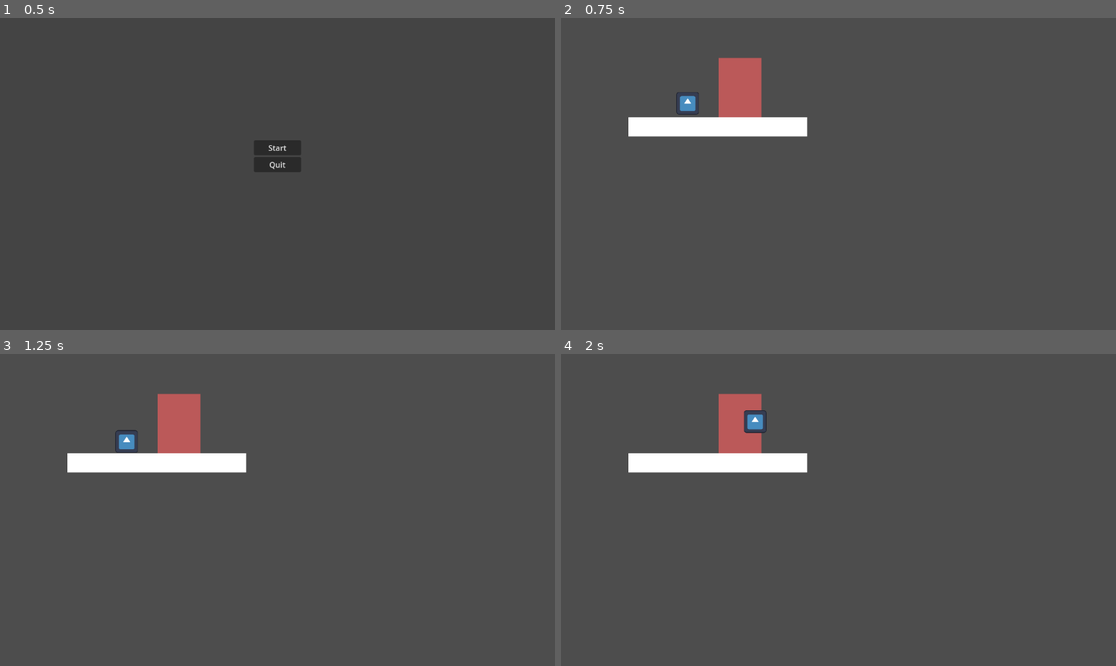
Above: before the commit, frames 1-4 (two rows, left to right).
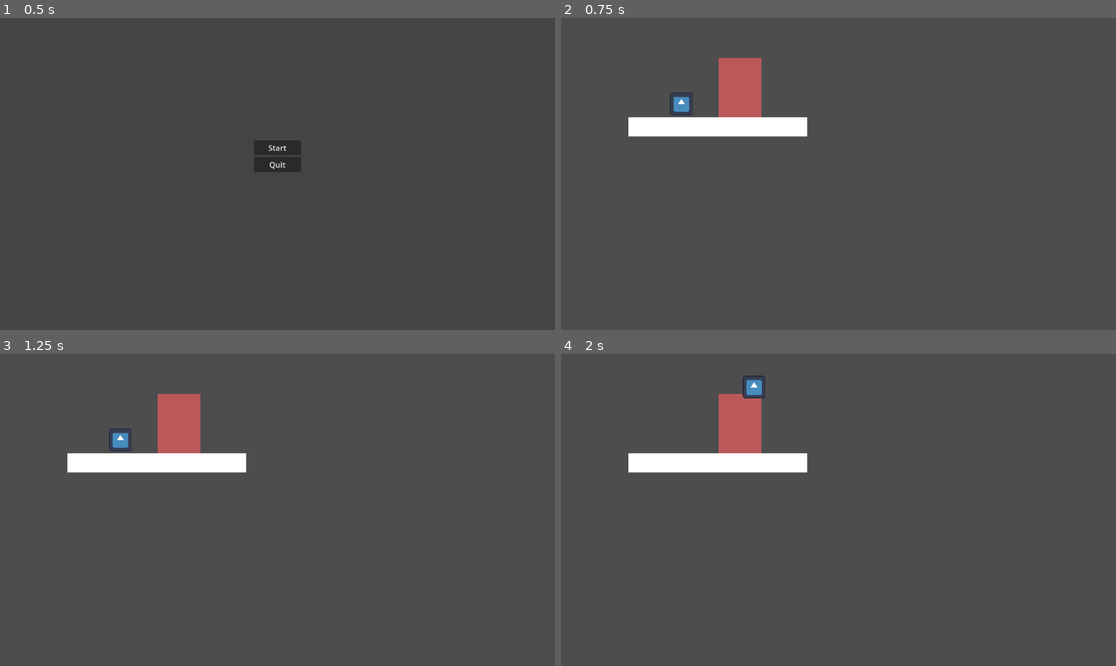
Above: after the commit, the same moments.

Repository: Rattle-Knight/Aliens-Stole-My-Benga-GMTKgamejam2024
Game: Godot game, scene res://scenes/main_menu.tscn
Two runs of this game, one before a commit and one after it. Both use one fixed random seed, a clock stepped at 60 frames per second and the inputs below. The project has no main scene, so this scene is started directly. The engine's default icon, where the game draws it, is replaced by a stand-in: a white triangle on a blue panel in a dark square.
Inputs:
- Up to frame 1 (0.5 s): no input
- Up to frame 2 (0.75 s): click "Start" at 0.5 s
- Up to frame 3 (1.25 s): no input
- Up to frame 4 (2 s): tap Enter (ui_accept) at 1.25, 1.52 s; hold D (right) from 1.28 s (still down); hold Space (space) from 1.28 s (still down)

Frame 1 is identical in both runs. In frame 2, 0.2% of the frame differs, in the area x 19-25%, y 23-32%; in frame 3, 0.2%; in frame 4, 0.5%, in the area x 32-38%, y 6-26%.

Commit message:
tweaked jumpinh a bit

Diff:
--- a/levels/climbtest.tscn
+++ b/levels/climbtest.tscn
@@ -1,7 +1,7 @@
 [gd_scene load_steps=4 format=3 uid="uid://ble81ur0qfj62"]
 
 [ext_resource type="PackedScene" uid="uid://bg815yv7qogod" path="res://levels/objects/climbable.tscn" id="1_tqsb7"]
-[ext_resource type="PackedScene" uid="uid://ckjuw8xuj6w3n" path="res://scenes/player2.tscn" id="2_evh2c"]
+[ext_resource type="PackedScene" uid="uid://s60bki06mwve" path="res://scenes/player.tscn" id="3_780d8"]
 
 [sub_resource type="RectangleShape2D" id="RectangleShape2D_rw1ba"]
 size = Vector2(370, 41)
@@ -30,5 +30,5 @@
 position = Vector2(185, 19.5)
 shape = SubResource("RectangleShape2D_rw1ba")
 
-[node name="CharacterBody2D" parent="." groups=["player"] instance=ExtResource("2_evh2c")]
-position = Vector2(169, 113)
+[node name="player" parent="." groups=["player"] instance=ExtResource("3_780d8")]
+position = Vector2(156, 105)
--- a/scripts/player.gd
+++ b/scripts/player.gd
@@ -1,9 +1,12 @@
 extends CharacterBody2D
 
-@export var speed = 550
-@export var jump_power = -1000
-@export var gravity = 120
+@export var speed = 250
+@export var jump_power = -750
+@export var gravity = 1000
+@export var fall_gravity = 10000
 @export var climbingspeed =  200.0
+
+
 
 const acc = 50
 const friction = 70
@@ -20,13 +23,22 @@
 		play_animation()
 
 	if climbable:
-		velocity.y = Input.get_axis("up", "down") * climbingspeed
+		if Input.is_action_pressed("up") or Input.is_action_pressed("down"):
+			velocity.y = (Input.get_axis("up", "down") * climbingspeed)
+		elif Input.is_action_pressed("space"):
+			velocity.y = -climbingspeed
 	else:
 		if not is_on_floor():
-			velocity.y += gravity * delta
+			velocity.y += get_grav() *delta
+		else:
+			jump()
 
 	player_movement()
-	jump()
+
+func get_grav():
+	if velocity.y < 0:
+		return gravity
+	return fall_gravity
 
 func input() -> Vector2:
 	var input_dir = Vector2.ZERO
@@ -46,10 +58,10 @@
 	move_and_slide()
 
 func jump():
-	if Input.is_action_just_pressed("space"):
-		velocity.y = jump_power
-	else:
-		velocity.y += gravity
+	if Input.is_action_just_released("space") and velocity.y < 0:
+		velocity.y += jump_power /4
+	if Input.is_action_just_pressed("space") and is_on_floor():
+		velocity.y += jump_power
 
 func play_animation():
 	pass
Not shown: 1 places in levels/objects/floortile.tscn that only renumber resources
Not shown: 2 places in levels/testlevel.tscn that only renumber resources
